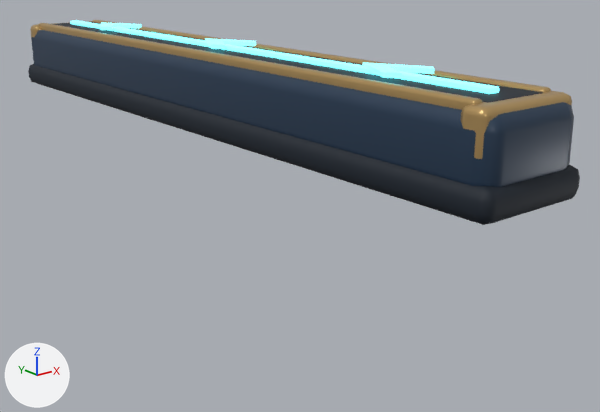
The glTF model assets/kart/production/details/lumo_guide_ribbon_2m.glb: old version first, new version second.
One viewpoint serves both versions: a 50 mm camera at (-1.197, -1.829, 0.453) aimed at (0.132, -0.167, -0.212). Arrows for +X, +Y and +Z are at lower left; the lights stay in place. The older version comes first. Vertices at exactly the same position are counted once.

Objects in the first picture: 'lumo_guide_ribbon_2m'.
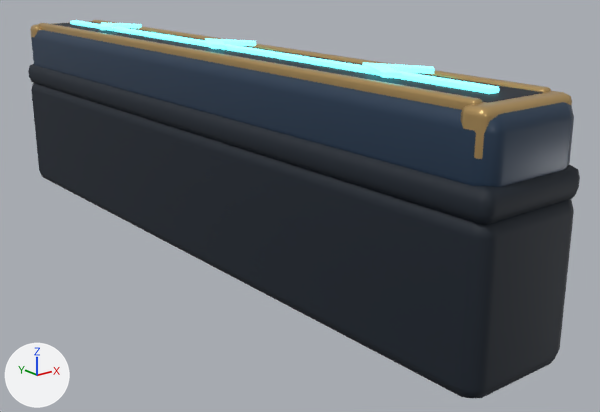
Patch to the scene script:
```diff
--- a/assets/kart/production/details/lumo_guide_ribbon_2m.glb.py
+++ b/assets/kart/production/details/lumo_guide_ribbon_2m.glb.py
@@ me_cube_060 @@
 # used by ob_lumo_guide_ribbon_2m; location = (0.0, 0.0, 0.0)
-me_cube_060.from_pydata(...)  # 484 vertices, 924 faces; spans x -0.14..0.14, y -1.0..1.0, z 0.0..0.22
+me_cube_060.from_pydata(...)  # 540 vertices, 1032 faces; spans x -0.14..0.14, y -1.0..1.0, z -0.34..0.22
+# me_cube_060 part 1: a new loose piece of 56 vertices spanning x -0.14..0.14, y -1.0..1.0, z -0.34..0.02, in mat_guide_inset (black #101c29)
+# other edits to the shape of me_cube_060 do not show in these pictures
 me_cube_060.materials.append(mat_guide_inset)
```

Location of each change, (x1, y1, x2, y2) in pixels of the pictures (600 x 412 px):
'lumo_guide_ribbon_2m', reshaped (84% taller): before (28, 20, 580, 225); after (28, 20, 580, 398)
part 1 of me_cube_060, added: after (31, 83, 574, 398)
